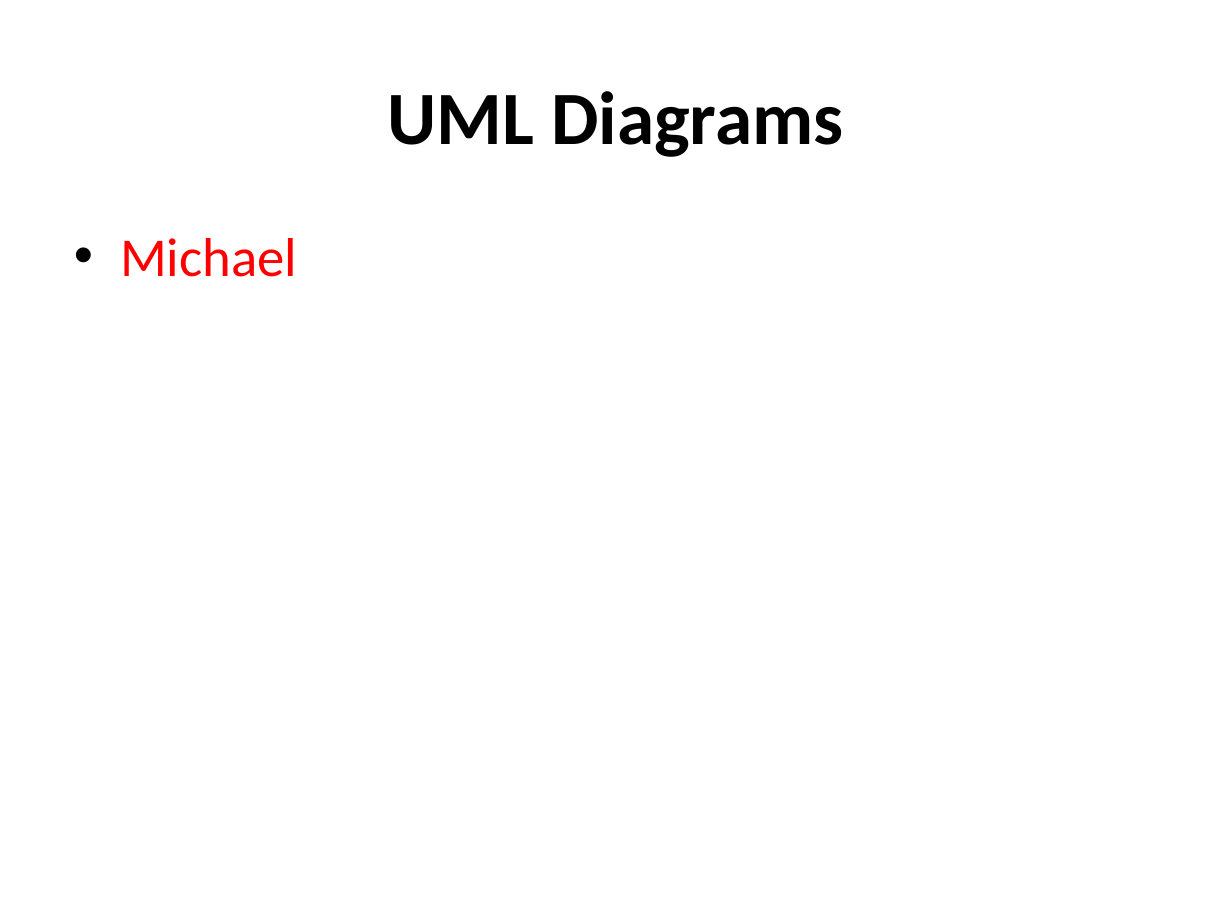
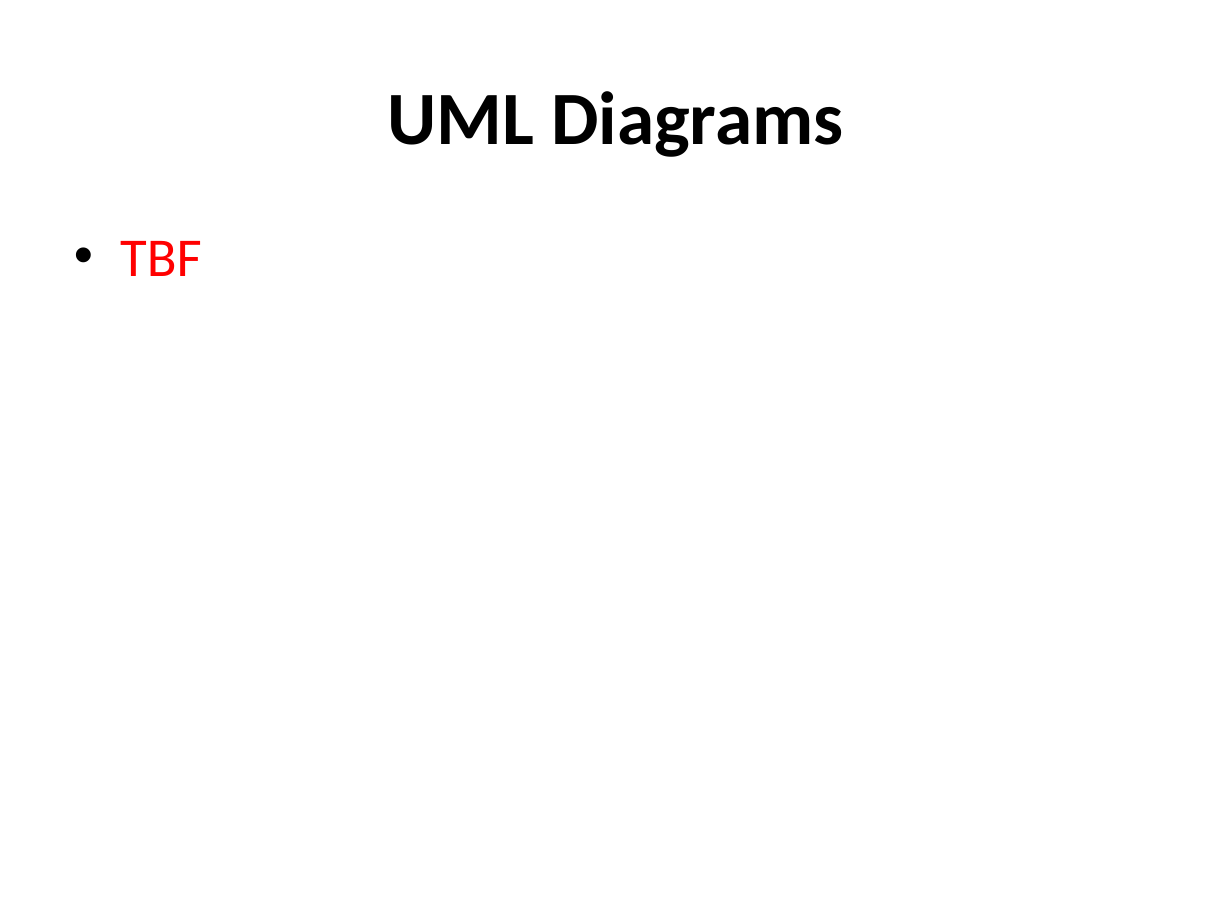
Before and after one commit to kochergan/travel-diary, a slide deck: slide 4 of presentation/travel-diary.odp (slide 5 before the commit). Drawn at 1232x924 pixels with LibreOffice and Linux fonts; fonts in the diff are those of the drawing. Boxes give left, top, right and bottom in pixels: in the first picture for what was removed or moved away, otherwise in the second. Text is boxed around its words. In the diff, an @@ line names an element or a change of style, - is before the commit and + after.

```diff
--- a/presentation/travel-diary.odp
+++ b/presentation/travel-diary.odp
@@ text at (x1=120, y1=241, x2=202, y2=276): text changed @@
-• Michael
+• TBF
```
Also in this commit, not shown: 2 slides added, 2 slides removed.
